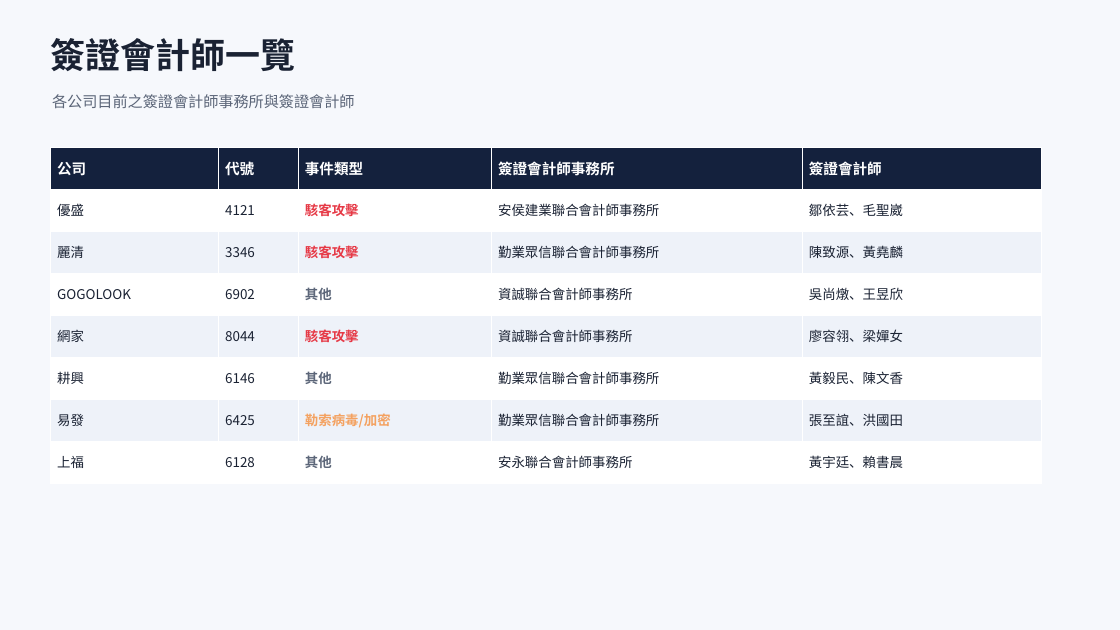
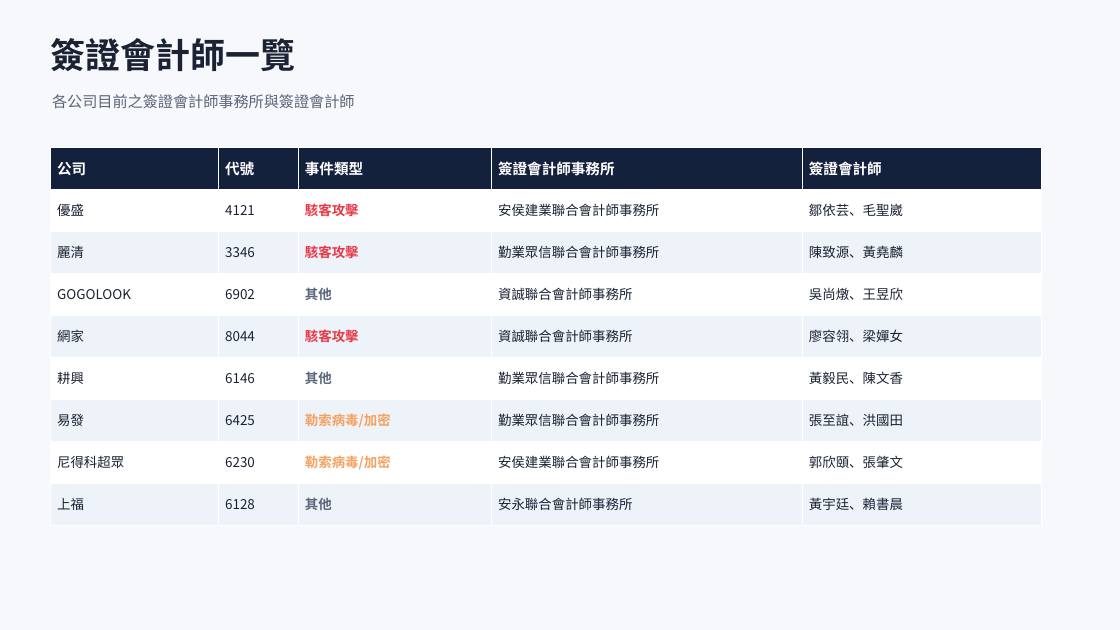
Before and after one commit to Johnnylin77/mops-isec-monitor, a slide deck: slide 4 of 資安事件因應分析.pptx. Drawn at 1120x630 pixels with LibreOffice and Linux fonts; fonts in the diff are those of the drawing. Boxes give left, top, right and bottom in pixels: in the first picture for what was removed or moved away, otherwise in the second. Text is boxed around its words. In the diff, an @@ line names an element or a change of style, - is before the commit and + after.

```diff
--- a/資安事件因應分析.pptx
+++ b/資安事件因應分析.pptx
@@ table at bbox=[50, 147, 1042, 525] @@
+row 8: 尼得科超眾 | 6230 | 勒索病毒/加密 | 安侯建業聯合會計師事務所 | 郭欣頤、張肇文
```
Also in this commit, not shown: 4 other slides changed, 2 other files.
